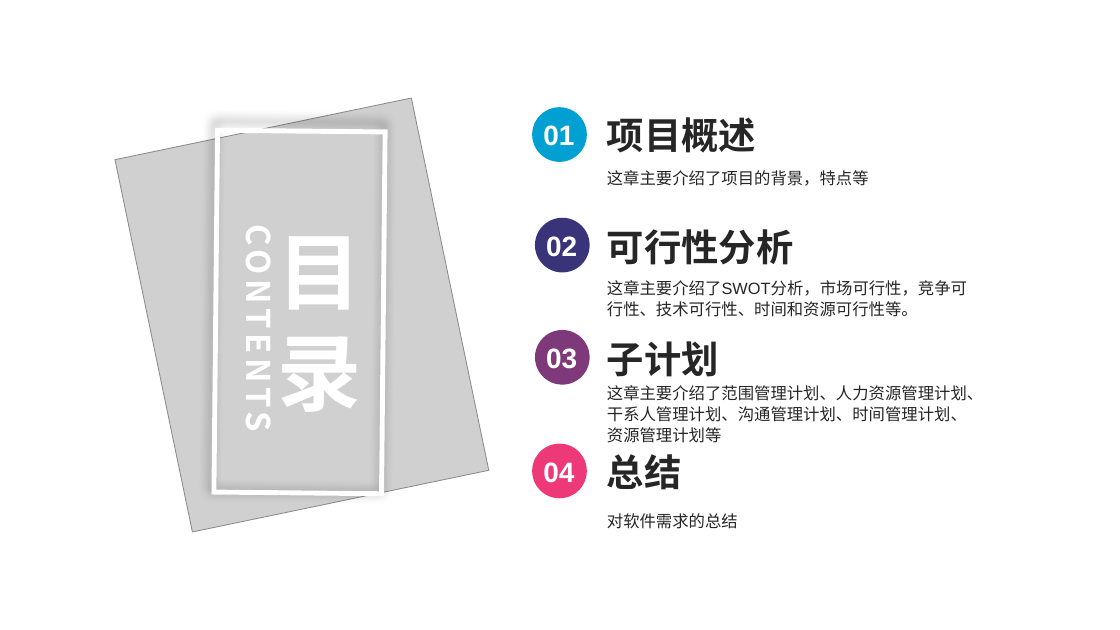
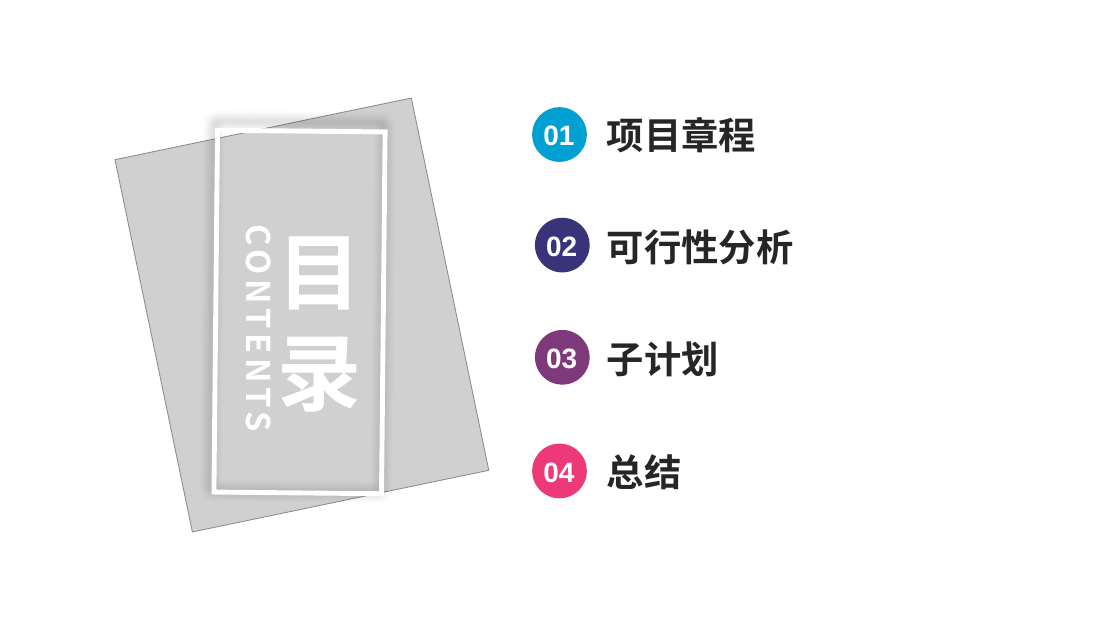
Before and after one commit to SarielX98/PRD2018G14, a slide deck: slide 2 of 受控文档/PPT/PRD2018-G14-软件需求工程审核PPT.pptx. Drawn at 1120x630 pixels with LibreOffice and Linux fonts; fonts in the diff are those of the drawing; grey boxes stand for pictures; background and template pictures are left out. Boxes give left, top, right and bottom in pixels: in the first picture for what was removed or moved away, otherwise in the second. Text is boxed around its words. In the diff, an @@ line names an element or a change of style, - is before the commit and + after.

```diff
--- a/受控文档/PPT/PRD2018-G14-软件需求工程审核PPT.pptx
+++ b/受控文档/PPT/PRD2018-G14-软件需求工程审核PPT.pptx
@@ text at [607, 117, 756, 153]: text changed @@
-项目概述
+项目章程
@@ text removed at [607, 170, 869, 186] @@
-这章主要介绍了项目的背景，特点等
@@ text removed at [607, 280, 967, 317] @@
-这章主要介绍了SWOT分析，市场可行性，竞争可行性、技术可行性、时间和资源可行性等。
@@ text removed at [607, 385, 983, 443] @@
-这章主要介绍了范围管理计划、人力资源管理计划、干系人管理计划、沟通管理计划、时间管理计划、资源管理计划等
@@ text removed at [607, 513, 738, 529] @@
-对软件需求的总结
```
Also in this commit, not shown: 20 other slides changed, 12 slides added, 22 slides removed.
